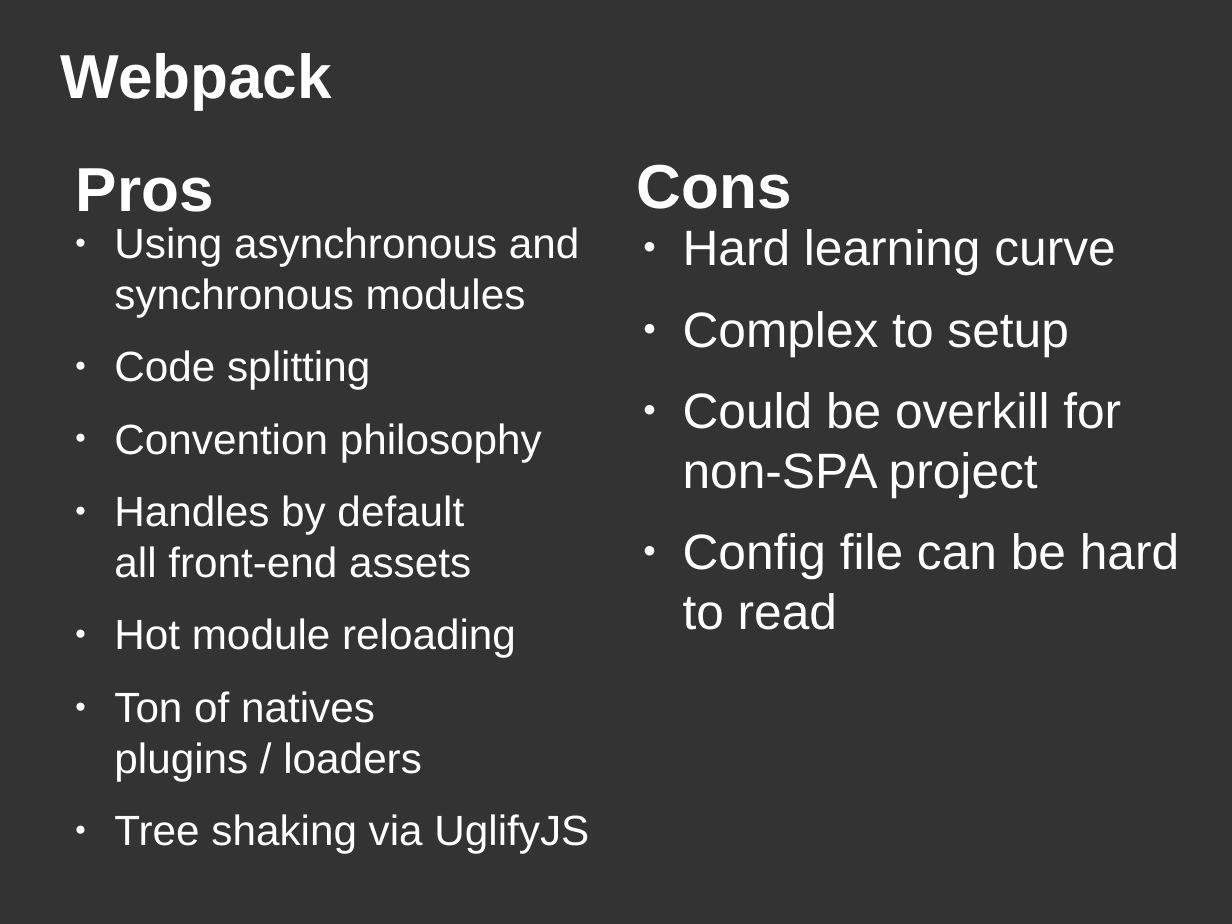
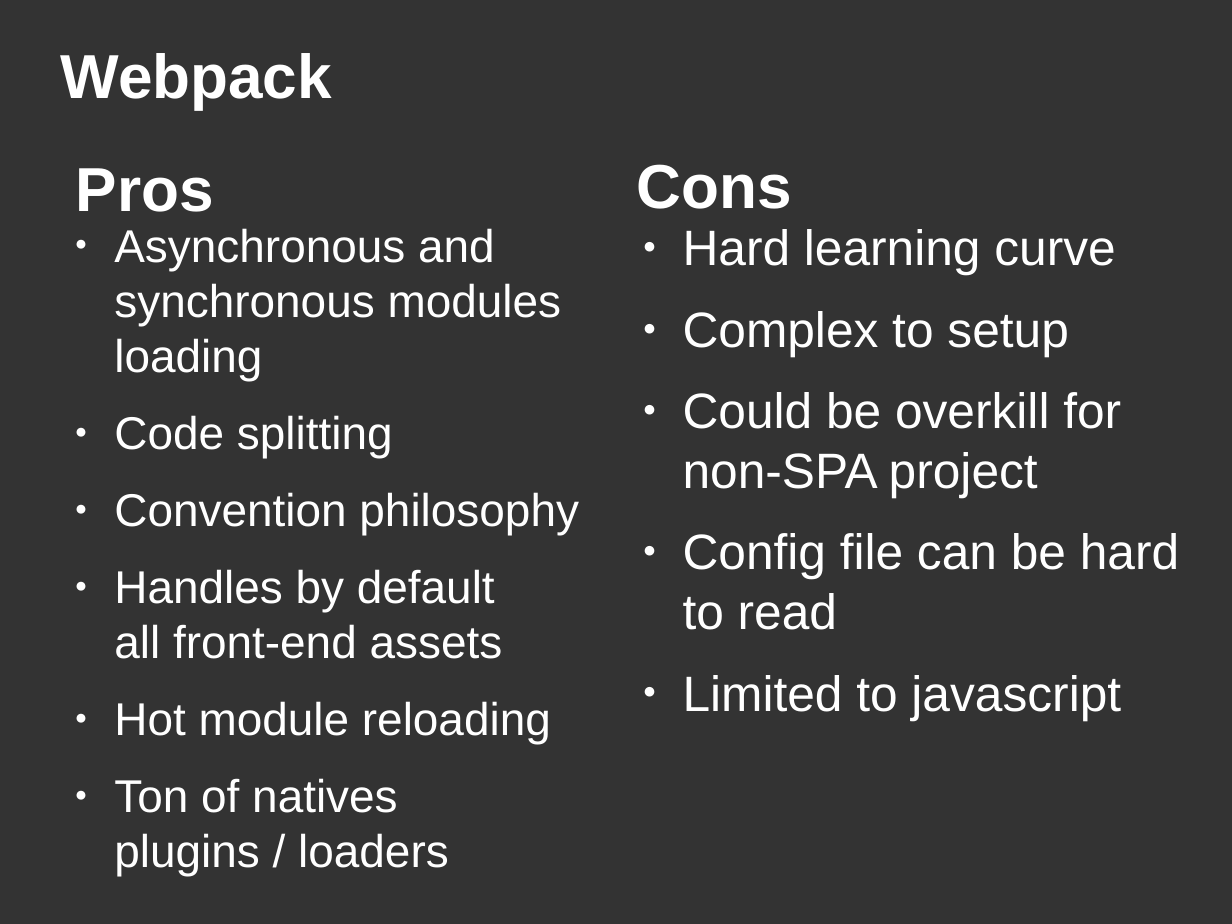
Before and after one commit to DanYellow/misc-tests, a slide deck: slide 48 of webpack-presentation-examples/webpack-presentation.odp. Drawn at 1232x924 pixels with LibreOffice and Linux fonts; fonts in the diff are those of the drawing. Boxes give left, top, right and bottom in pixels: in the first picture for what was removed or moved away, otherwise in the second. Text is boxed around its words. In the diff, an @@ line names an element or a change of style, - is before the commit and + after.

```diff
--- a/webpack-presentation-examples/webpack-presentation.odp
+++ b/webpack-presentation-examples/webpack-presentation.odp
@@ text at (114, 228, 562, 381): text changed; size 27.2 to 29.6 pt @@
-● Using asynchronous and synchronous modules
+● Asynchronous and synchronous modules loading
@@ text at (114, 415, 579, 876): size 27.2 to 29.6 pt in "Code splitting", "Convention philosophy", "Handles by default all front-end assets", "Hot module reloading" and 1 more places @@
@@ text at (683, 675, 1121, 720): paragraph added @@
+● Limited to javascript
@@ text at (114, 814, 589, 854): paragraph removed @@
-● Tree shaking via UglifyJS
```
Also in this commit, not shown: 1 other slide changed, 27 other files.
